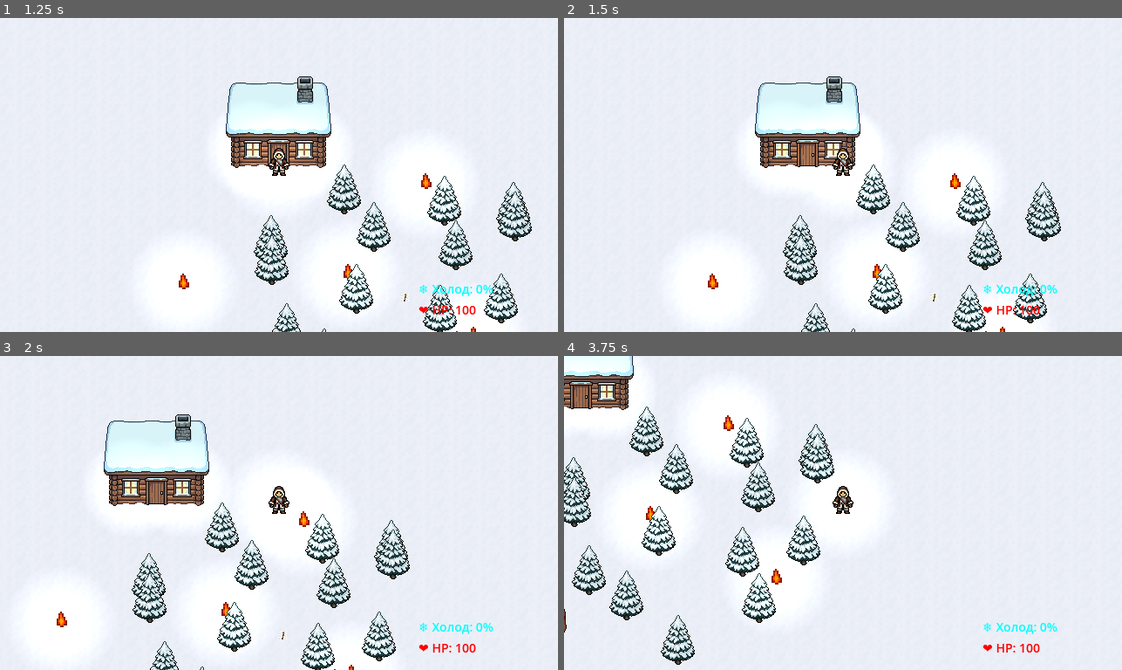
Above: before the commit, frames 1-4 (two rows, left to right).
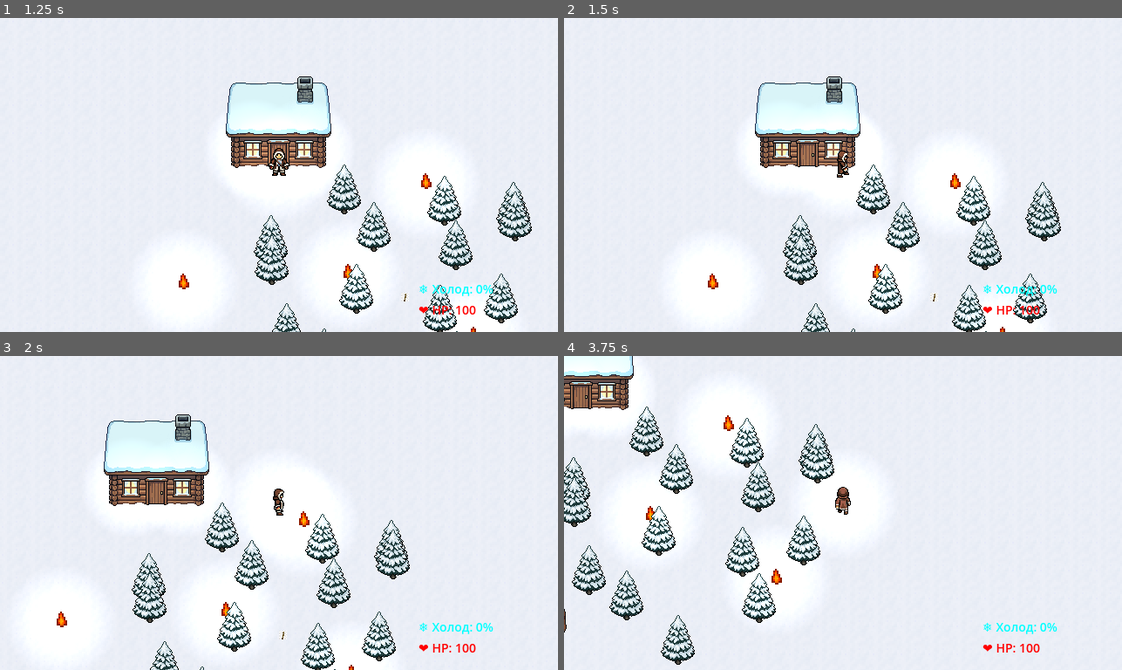
Above: after the commit, the same moments.

Repository: DLNklop/FrostAndDark
Game: Godot game, scene res://tscn/main_menu.tscn
Two runs of this game, one before a commit and one after it. Both use one fixed random seed, a clock stepped at 60 frames per second and the inputs below.
Inputs:
- Up to frame 1 (1.25 s): click "Играть" at 0.5 s
- Up to frame 2 (1.5 s): tap Enter (ui_accept) at 1.25, 1.35 s; hold Right (ui_right) from 1.28 s (still down)
- Up to frame 3 (2 s): keep holding Right (ui_right); tap Enter (ui_accept) at 1.52, 1.82 s
- Up to frame 4 (3.75 s): release Right (ui_right) at 2.03 s; hold Down (ui_down) 2.03-2.78 s; tap I at 2.1, 3.6 s; tap Enter (ui_accept) at 2.27, 2.3, 2.57, 2.85 s; hold Right (ui_right) 2.78-3.53 s; hold Up (ui_up) from 3.53 s (still down)

Frame 1 is identical in both runs. In frame 2, 0.2% of the frame differs, in the area x 48-52%, y 41-51%; in frame 3, 0.2%; in frame 4, 0.2%.

Commit message:
Анимация охотника

Diff:
--- a/scripts/hunter.gd
+++ b/scripts/hunter.gd
@@ -13,6 +13,11 @@
 # === ДВИЖЕНИЕ ===
 @export var speed: float = 200.0
 var is_in_shelter: bool = true  # Начинаем в укрытии
+
+# === АНИМАЦИИ ===
+@onready var animated_sprite: AnimatedSprite2D = $AnimatedSprite2D
+var current_direction: String = "south"  # По умолчанию смотрим на юг
+var is_moving: bool = false
 
 # === СИСТЕМА ХОЛОДА ===
 @export var freezing_rate: float = 2.0  # Как быстро остывает на улице
@@ -51,6 +56,7 @@
 			print("  - Укрытие на расстоянии: ", distance)
 
 	_update_ui()
+	_update_animation()  # Устанавливаем начальную анимацию
 
 func _physics_process(delta: float) -> void:
 	# 1. ОБРАБОТКА ВВОДА (WASD или стрелки)
@@ -58,35 +64,75 @@
 	var input_horizontal = Input.get_axis("ui_left", "ui_right")
 	var input_vertical = Input.get_axis("ui_up", "ui_down")
 
+	var was_moving = is_moving
+	is_moving = false
+
 	# Приоритет: горизонтальное движение важнее вертикального
 	# Это предотвращает диагональное движение
 	if abs(input_horizontal) > 0:
 		velocity.x = input_horizontal * speed
 		velocity.y = 0
+		is_moving = true
+
+		# Определяем направление
+		if input_horizontal > 0:
+			current_direction = "east"
+		else:
+			current_direction = "west"
+
 	elif abs(input_vertical) > 0:
 		velocity.x = 0
 		velocity.y = input_vertical * speed
+		is_moving = true
+
+		# Определяем направление
+		if input_vertical > 0:
+			current_direction = "south"
+		else:
+			current_direction = "north"
 	else:
 		velocity.x = 0
 		velocity.y = 0
 
 	# 2. ДВИЖЕНИЕ
 	move_and_slide()
+
+	# 3. ОБНОВЛЕНИЕ АНИМАЦИИ
+	if is_moving or was_moving:
+		_update_animation()
 
 	# ОТЛАДКА: только если движемся
 	if abs(input_horizontal) > 0 or abs(input_vertical) > 0:
 		print("Позиция: ", position, " Ввод: ", Vector2(input_horizontal, input_vertical))
 
-	# 3. ПРОВЕРКА УКРЫТИЯ (после первых 10 кадров)
+	# 4. ПРОВЕРКА УКРЫТИЯ (после первых 10 кадров)
 	init_frames += 1
 	if init_frames > 10:
 		_check_shelter_status()
 
-	# 4. СИСТЕМА ХОЛОДА
+	# 5. СИСТЕМА ХОЛОДА
 	_process_cold(delta)
 
-	# 5. ПРОВЕРКА СОСТОЯНИЯ
+	# 6. ПРОВЕРКА СОСТОЯНИЯ
 	_check_survival_status()
+
+func _update_animation() -> void:
+	if animated_sprite == null:
+		return
+
+	var animation_name: String
+	if is_moving:
+		animation_name = "walk_" + current_direction
+	else:
+		animation_name = "idle_" + current_direction
+
+	# Проверяем существует ли анимация
+	if animated_sprite.sprite_frames.has_animation(animation_name):
+		if animated_sprite.animation != animation_name:
+			animated_sprite.play(animation_name)
+			# print("🎬 Анимация: ", animation_name)
+	else:
+		print("⚠️ Анимация не найдена: ", animation_name)
 
 func _process_cold(delta: float) -> void:
 	if init_frames % 30 == 0:  # Выводим каждую секунду
@@ -157,6 +203,7 @@
 		print("🧠 Рассудок: %.1f / %.1f" % [sanity, max_sanity])
 		print(" Инвентарь: %d / %d" % [inventory.size(), max_inventory_slots])
 		print("🏠 В укрытии: ", "ДА" if is_in_shelter else "НЕТ")
+		print("🎬 Анимация: ", current_direction, " (движение: ", is_moving, ")" if is_moving else " (покой)")
 		print("===========================")
 
 # === ФУНКЦИИ ДЛЯ ИНВЕНТАРЯ ===
--- a/tscn/hunter.tscn
+++ b/tscn/hunter.tscn
@@ -80,6 +80,29 @@
 }, {
 "frames": [{
 "duration": 1.0,
+"texture": ExtResource("24_3x7f0")
+}, {
+"duration": 1.0,
+"texture": ExtResource("25_236j1")
+}, {
+"duration": 1.0,
+"texture": ExtResource("26_lwpph")
+}, {
+"duration": 1.0,
+"texture": ExtResource("27_6lrr8")
+}, {
+"duration": 1.0,
+"texture": ExtResource("28_aqy33")
+}, {
+"duration": 1.0,
+"texture": ExtResource("29_tiad4")
+}],
+"loop": true,
+"name": &"walk_east",
+"speed": 8.0
+}, {
+"frames": [{
+"duration": 1.0,
 "texture": ExtResource("6_5scjv")
 }, {
 "duration": 1.0,
@@ -146,29 +169,6 @@
 "loop": true,
 "name": &"walk_west",
 "speed": 8.0
-}, {
-"frames": [{
-"duration": 1.0,
-"texture": ExtResource("24_3x7f0")
-}, {
-"duration": 1.0,
-"texture": ExtResource("25_236j1")
-}, {
-"duration": 1.0,
-"texture": ExtResource("26_lwpph")
-}, {
-"duration": 1.0,
-"texture": ExtResource("27_6lrr8")
-}, {
-"duration": 1.0,
-"texture": ExtResource("28_aqy33")
-}, {
-"duration": 1.0,
-"texture": ExtResource("29_tiad4")
-}],
-"loop": true,
-"name": &"wlak_east",
-"speed": 8.0
 }]
 
 [node name="CharacterBody2D" type="CharacterBody2D" unique_id=1176519371]
@@ -193,5 +193,5 @@
 [node name="AnimatedSprite2D" type="AnimatedSprite2D" parent="." unique_id=1104876702]
 position = Vector2(0, -14)
 sprite_frames = SubResource("SpriteFrames_gd1h0")
-animation = &"idle_south"
+animation = &"walk_east"
 autoplay = "idle_south"
